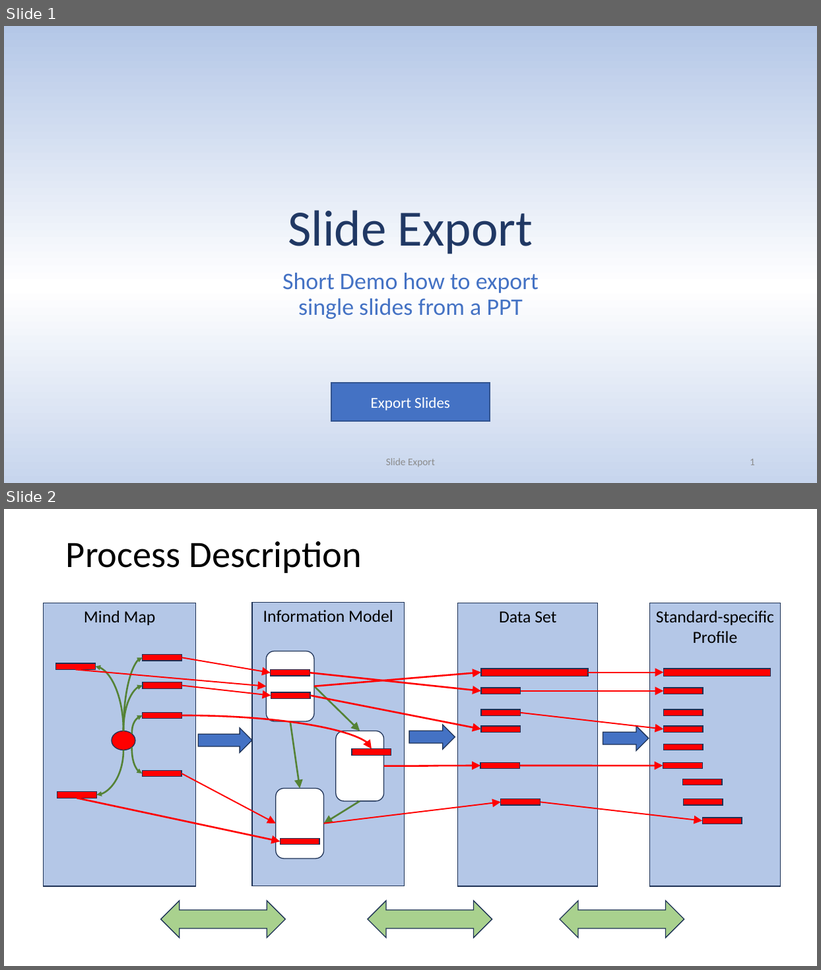
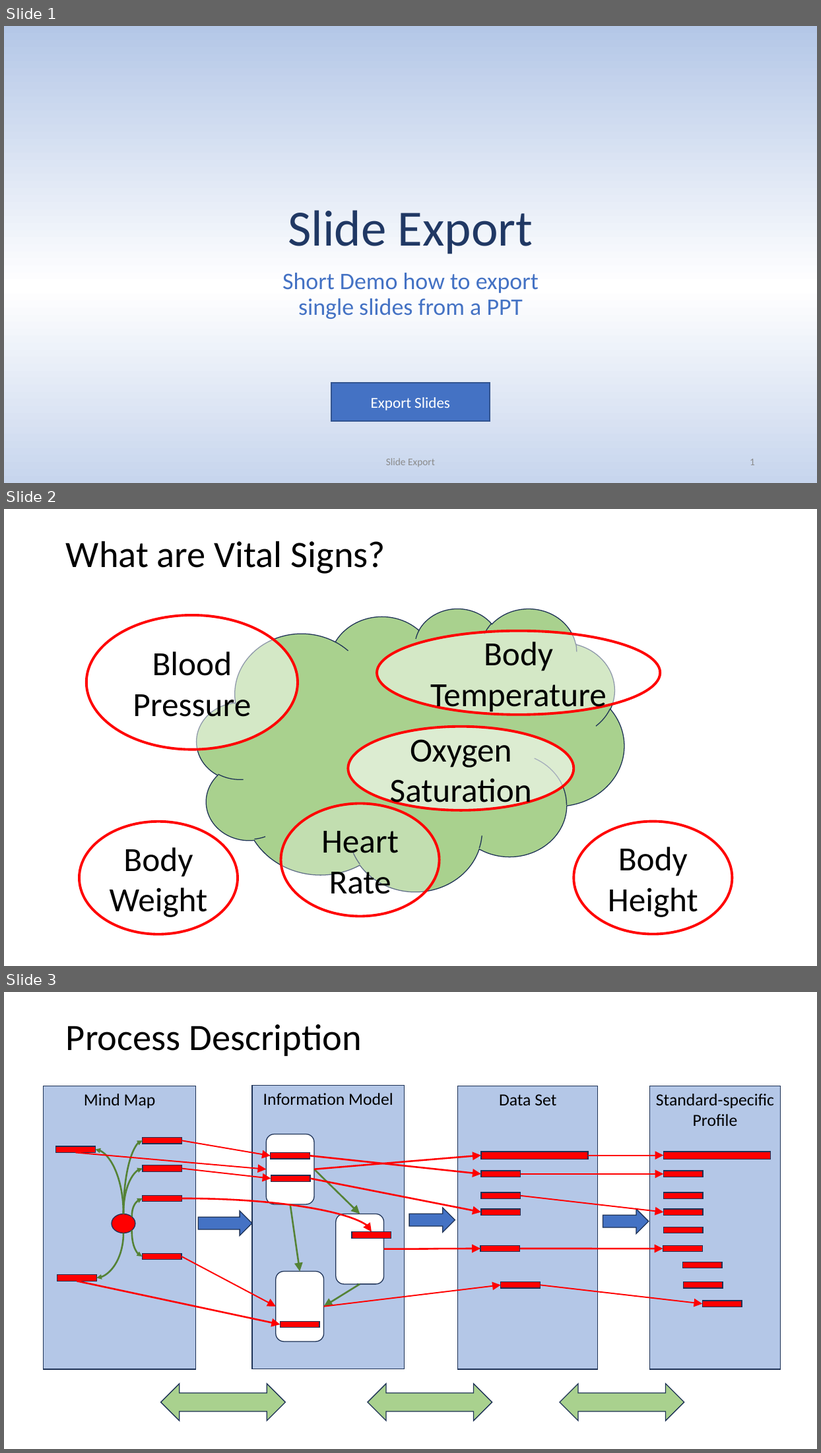
Before and after one commit to frankoemig/vital-signs-demo, a slide deck: input/images-source/Slide-Export.pptm. Shown one above the other, each under a label of ours: slides 1 and 2 before the commit, slides 1, 2 and 3 after it. The pictures are 821x970 and 821x1453 pixels, drawn with LibreOffice and Linux fonts; fonts in the diff are those of the drawing. Boxes give left, top, right and bottom in pixels: in the first picture for what was removed or moved away, otherwise in the second. Text is boxed around its words. In the diff, an @@ line names an element or a change of style, - is before the commit and + after.

Commit message:
0.4.0
vital sign definition
value set creation
category
component category

```diff
--- a/input/images-source/Slide-Export.pptm
+++ b/input/images-source/Slide-Export.pptm
@@ slide 2 added at [4,509,817,966], background #FFFFFF @@
@@ title added at [66,541,385,574], 44 pt, text #000000 @@
+What are Vital Signs?
@@ ellipse added at [86,615,298,749], fill #FFFFFF at 50% opacity, outline #FF0000 3 pt, 40 pt, text #000000 @@
+Blood Pressure
@@ cloud added at [197,608,624,891], fill #A9D18E, outline #1E3256 1 pt @@
@@ ellipse added at [378,631,661,715], fill #FFFFFF at 50% opacity, outline #FF0000 3 pt, 40 pt, text #000000 @@
+Body Temperature
@@ ellipse added at [348,727,574,811], fill #FFFFFF at 60% opacity, outline #FF0000 3 pt, 40 pt, text #000000 @@
+Oxygen Saturation
@@ ellipse added at [281,803,440,916], fill #FFFFFF at 30% opacity, outline #FF0000 3 pt, 40 pt, text #000000 @@
+Heart Rate
@@ ellipse added at [79,822,238,935], fill #FFFFFF at 30% opacity, outline #FF0000 3 pt, 40 pt, text #000000 @@
+Body Weight
@@ ellipse added at [574,822,733,935], fill #FFFFFF at 30% opacity, outline #FF0000 3 pt, 40 pt, text #000000 @@
+Body Height
@@ what was slide 2 is now slide 3 @@
```
Also in this commit, not shown: 1 other slide added, 10 other files.
